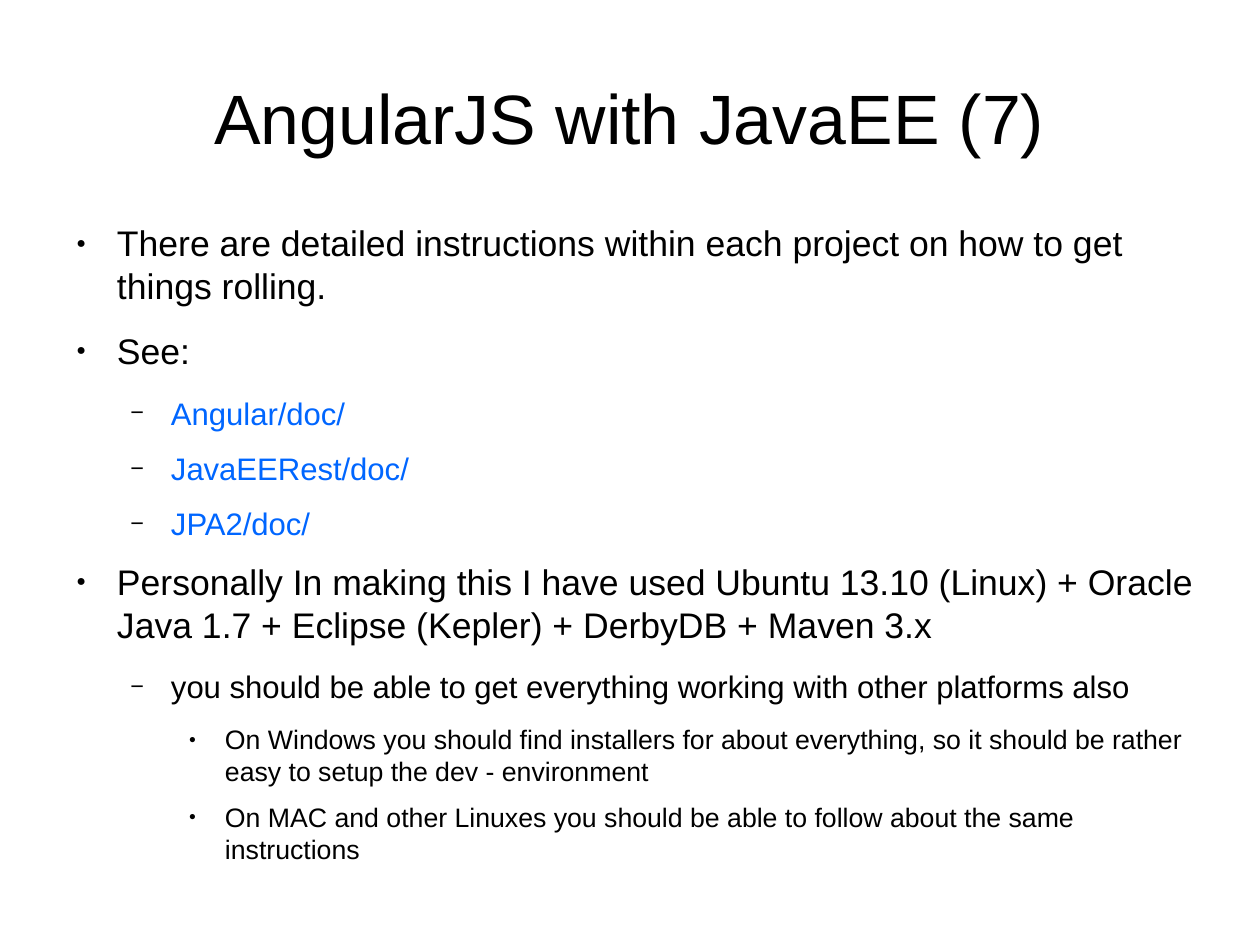
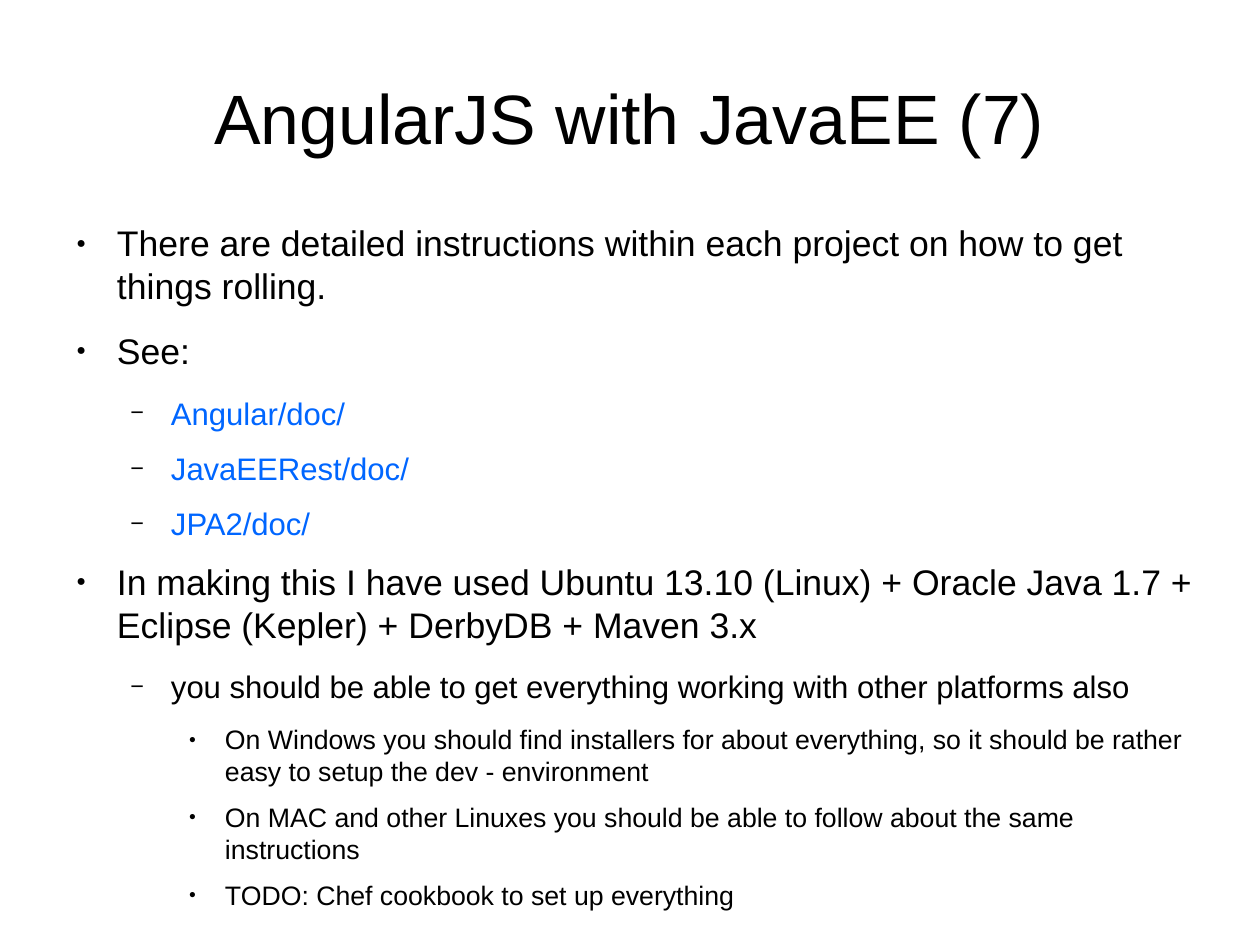
Before and after one commit to vmyrsky/ajeer, a slide deck: slide 2 of JavaEERest/doc/presentation.odp (slide 3 before the commit). Drawn at 1260x945 pixels with LibreOffice and Linux fonts; fonts in the diff are those of the drawing. Boxes give left, top, right and bottom in pixels: in the first picture for what was removed or moved away, otherwise in the second. Text is boxed around its words. In the diff, an @@ line names an element or a change of style, - is before the commit and + after.

Commit message:
Last modifications to have full example

```diff
--- a/JavaEERest/doc/presentation.odp
+++ b/JavaEERest/doc/presentation.odp
@@ text at <box>117,569,1161,645</box>: text changed @@
-● Personally In making this I have used Ubuntu 13.10 (Linux) + Oracle Java 1.7 + Eclipse (Kepler) + DerbyDB + Maven 3.x
+● In making this I have used Ubuntu 13.10 (Linux) + Oracle Java 1.7 + Eclipse (Kepler) + DerbyDB + Maven 3.x
@@ text at <box>225,885,734,910</box>: paragraph added @@
+    ● TODO: Chef cookbook to set up everything
```
Also in this commit, not shown: 5 other files.
